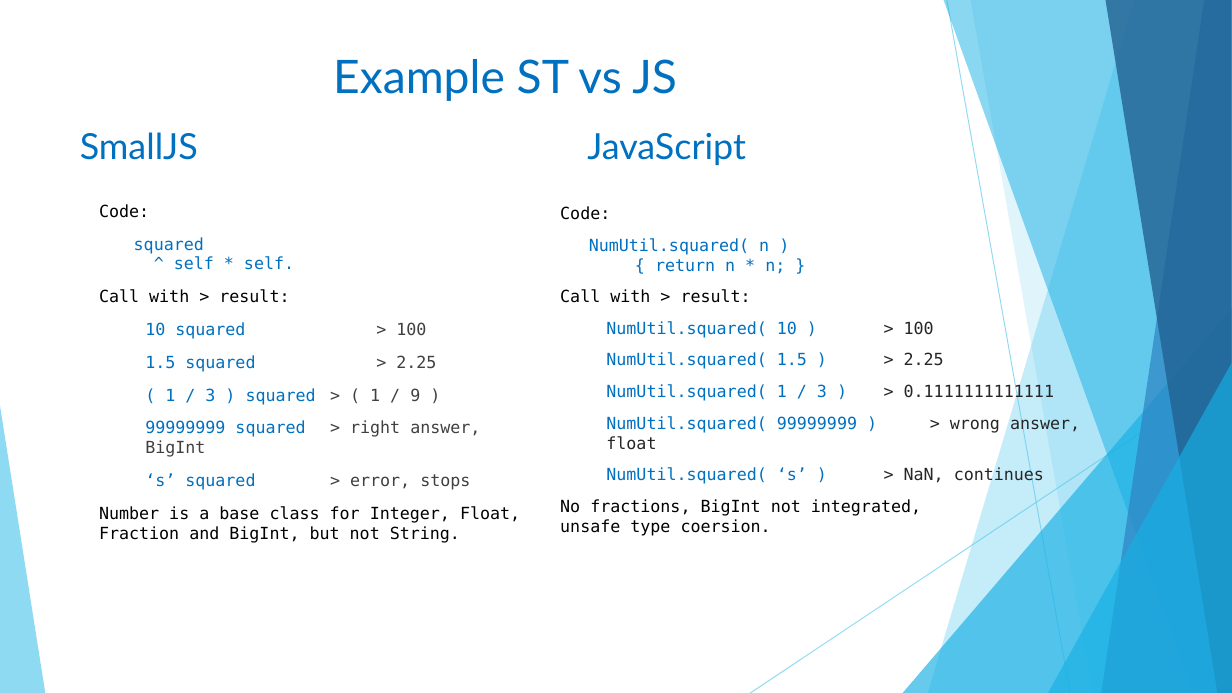
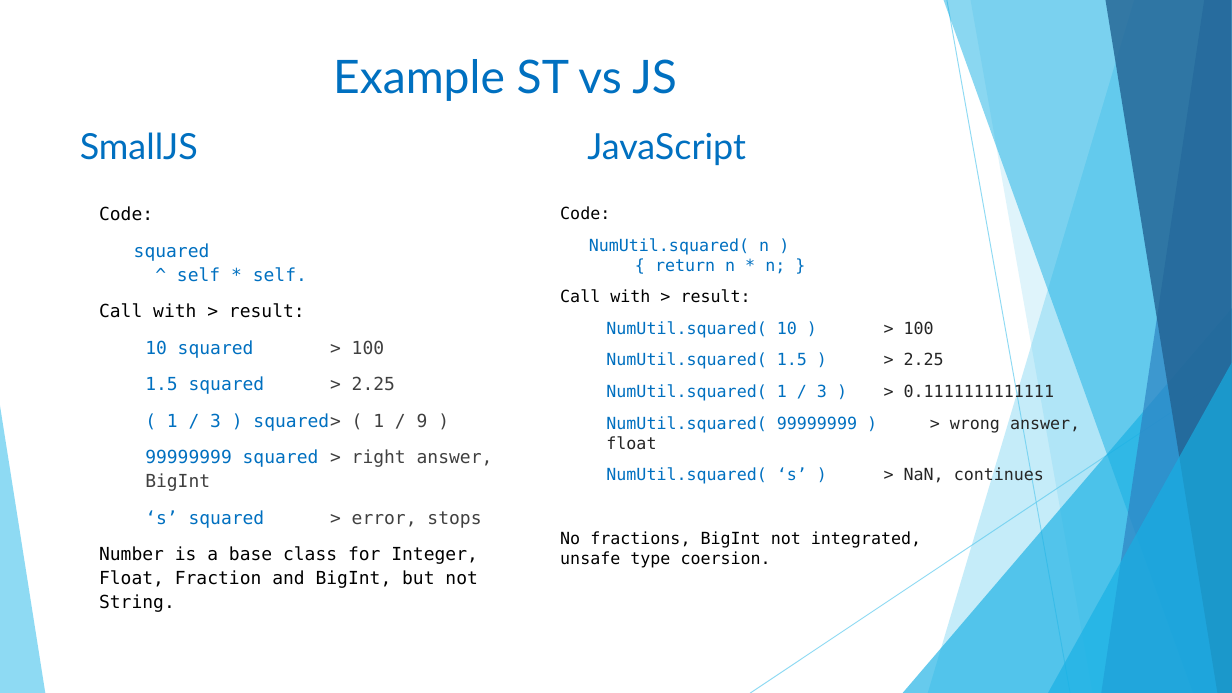
Before and after one commit to Small-JS/SmallJS, a slide deck: slide 6 of Documentation/Why_SmallJS.pptx. Drawn at 1232x693 pixels with LibreOffice and Linux fonts; fonts in the diff are those of the drawing. Boxes give left, top, right and bottom in pixels: in the first picture for what was removed or moved away, otherwise in the second. Text is boxed around its words. In the diff, an @@ line names an element or a change of style, - is before the commit and + after.

```diff
--- a/Documentation/Why_SmallJS.pptx
+++ b/Documentation/Why_SmallJS.pptx
@@ text "Code:" at <box>99,206,493,612</box>: size 12.9 to 14 pt; line spacing 1 to 1.1 @@
@@ text "Code:" rewrapped from <box>560,206,1054,536</box> to <box>560,206,1054,568</box> @@
```
Also in this commit, not shown: 3 other slides changed.
